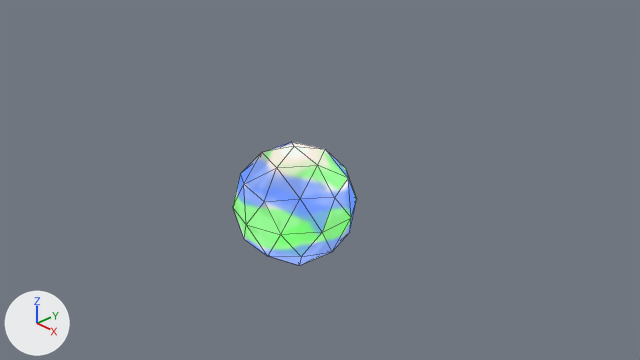
The Blender file states_exploring/media/sphere/sphere.blend: old version first, new version second.
One viewpoint serves both versions: the file's camera 'Camera'. Arrows for +X, +Y and +Z are at lower left; the lights stay in place. Mesh edges are drawn as thin lines.

The scene before the commit, as lines of its bpy script (objects in view):
```python
me_icosphere = bpy.data.meshes.new('Icosphere')
me_icosphere.from_pydata(...)  # an icosphere of 80 faces spanning x -0.95..0.95, y -1.0..1.0, z -1.0..1.0
me_icosphere.materials.append(mat_material_001)
ob_icosphere = bpy.data.objects.new('Icosphere', me_icosphere)
ob_icosphere.location = (0.0, 0.0, 0.0)
```
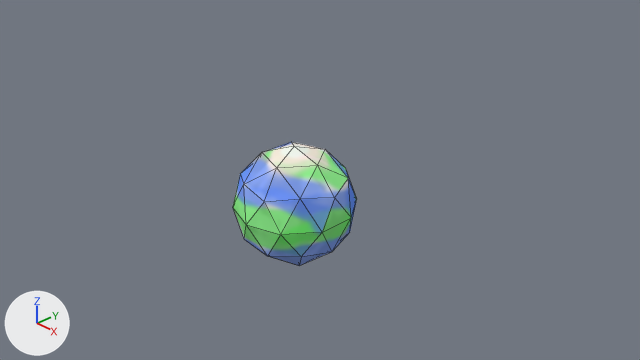
Changed parts and their boxes (x1, y1, x2, y2) in the pictures (640 x 360 px):
'Icosphere', recoloured: (233, 142, 357, 266) in both

The change, as a diff of the scene's bpy script:
```diff
--- a/states_exploring/media/sphere/sphere.blend.py
+++ b/states_exploring/media/sphere/sphere.blend.py
@@ mat_materialsphere @@
+mat_materialsphere = diffuse_material('MaterialSphere')
+mat_materialsphere.texture = img_spheretexture
@@ me_icosphere @@
 me_icosphere.from_pydata(...)  # 42 vertices, 80 faces; spans x -0.95..0.95, y -1.0..1.0, z -1.0..1.0
-me_icosphere.materials.append(mat_material_001)
+me_icosphere.materials.append(mat_materialsphere)  # picture img_spheretexture
```
